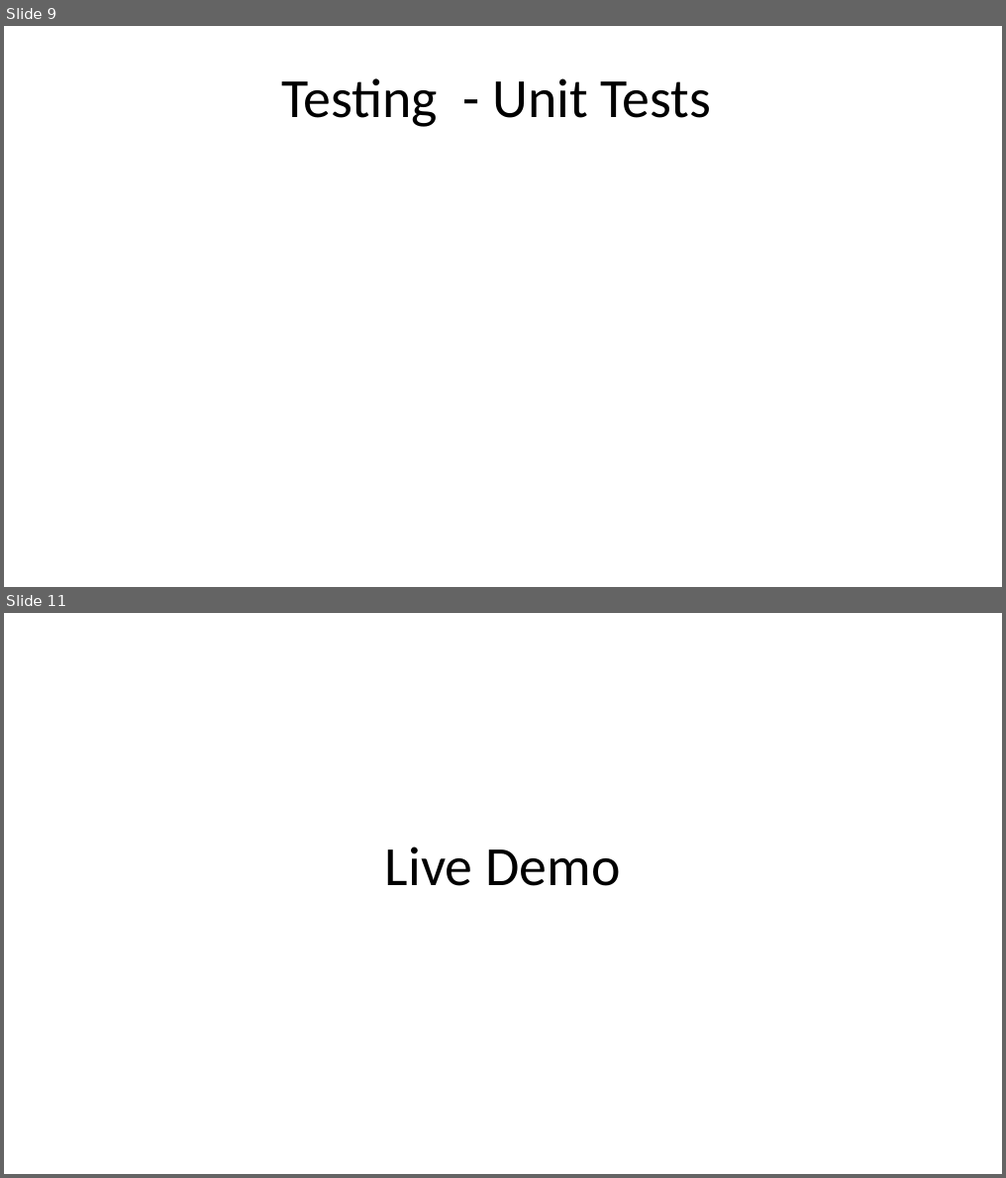
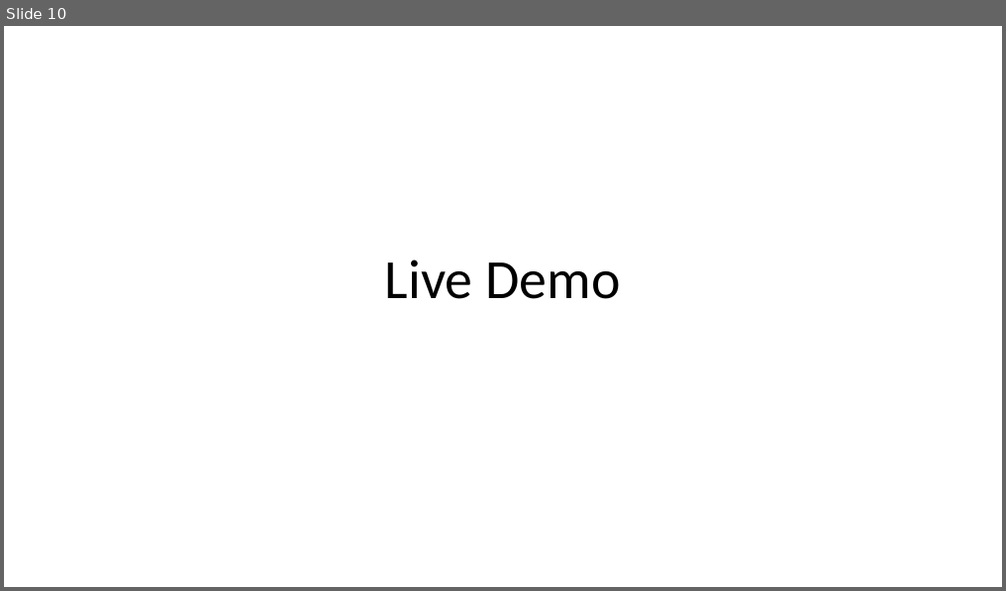
Before and after one commit to Peter-Dagley/Movie-Website, a slide deck: Documentation/Cinema Project Presentation.odp. Shown one above the other, each under a label of ours: slides 9 and 11 before the commit, slide 10 after it; the slides between them are not shown. The pictures are 1006x1178 and 1006x591 pixels, drawn with LibreOffice and Linux fonts; fonts in the diff are those of the drawing. Boxes give left, top, right and bottom in pixels: in the first picture for what was removed or moved away, otherwise in the second. Text is boxed around its words. In the diff, an @@ line names an element or a change of style, - is before the commit and + after.

```diff
--- a/Documentation/Cinema Project Presentation.odp
+++ b/Documentation/Cinema Project Presentation.odp
@@ slide 9 removed at (x1=4, y1=26, x2=1002, y2=587), background #FFFFFF @@
@@ title removed at (x1=281, y1=78, x2=711, y2=127) @@
-Testing - Unit Tests
@@ what was slide 11 is now slide 10 @@
```
Also in this commit, not shown: 7 slides changed, 5 slides added, 5 other slides removed.
